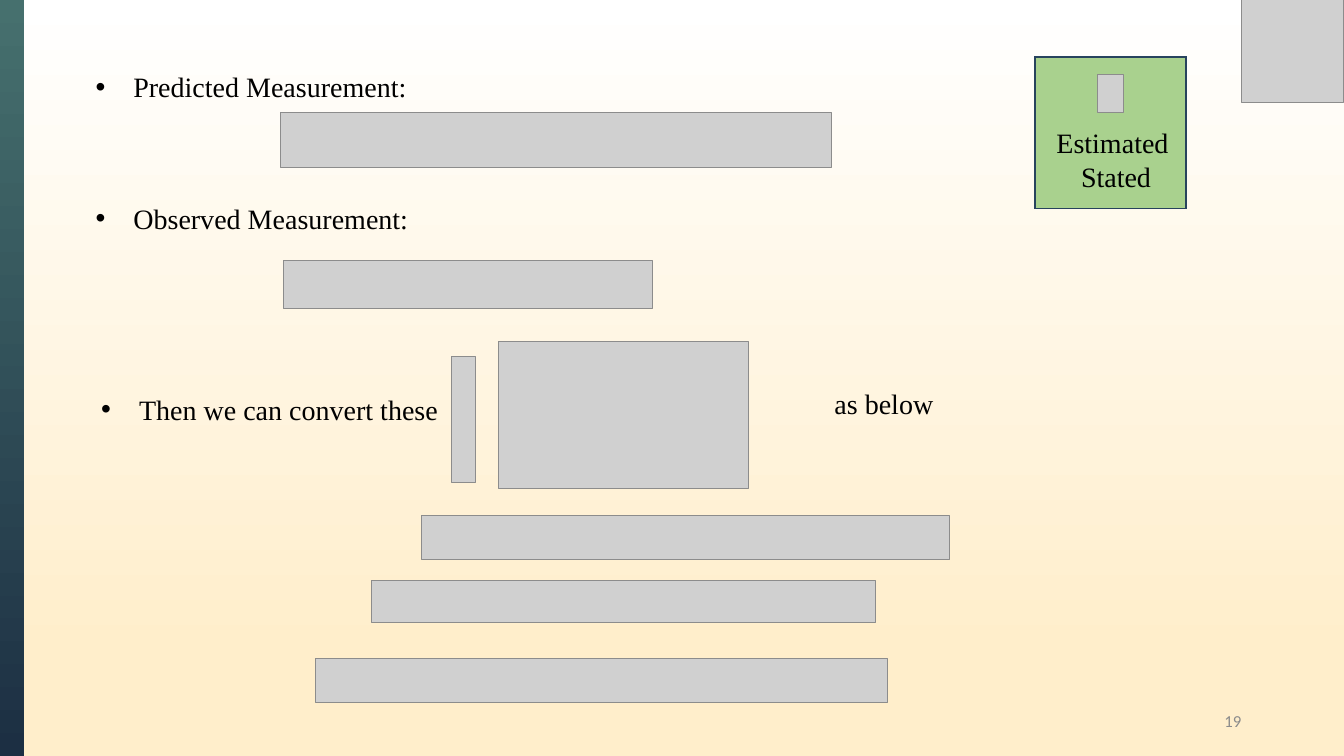
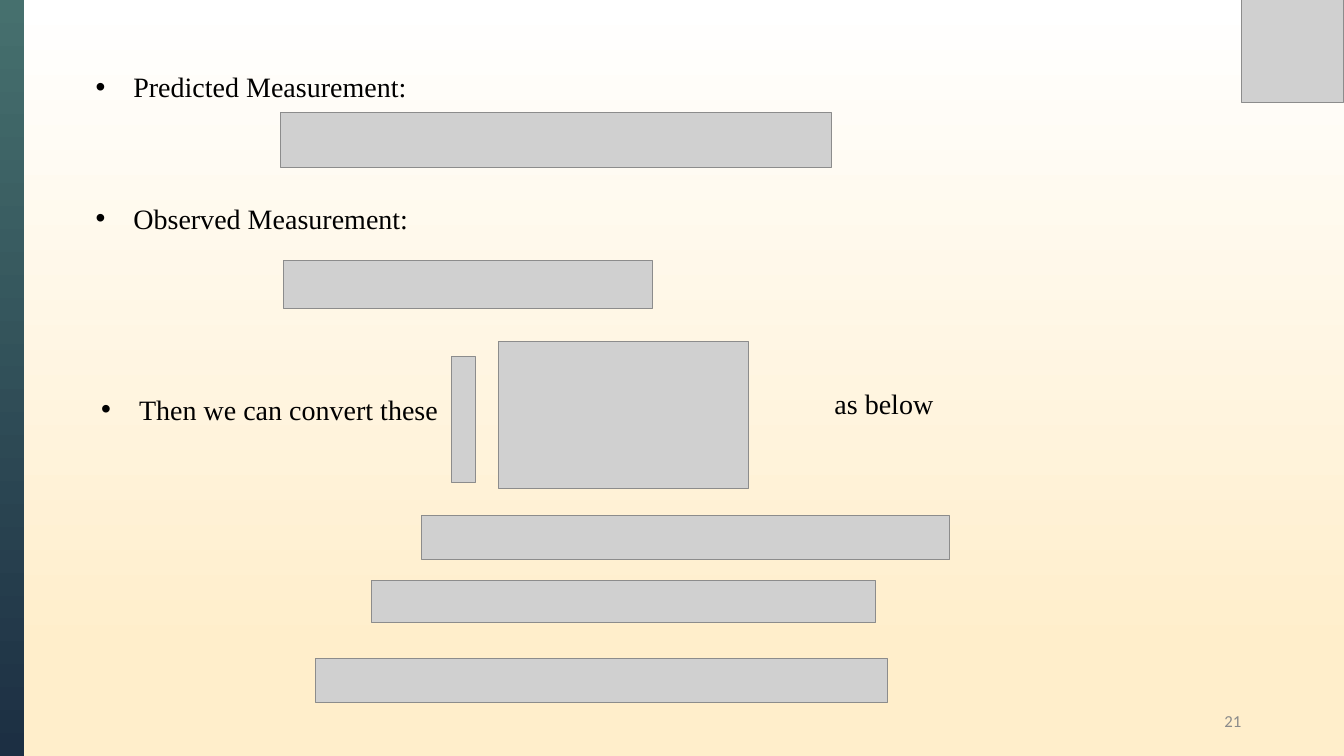
Before and after one commit to XiongWT1024/self-study-2024, a slide deck: slide 21 of Kalman Filter/Kalman Filters.pptx (slide 19 before the commit). Drawn at 1344x756 pixels with LibreOffice and Linux fonts; fonts in the diff are those of the drawing; grey boxes stand for pictures. Boxes give left, top, right and bottom in pixels: in the first picture for what was removed or moved away, otherwise in the second. Text is boxed around its words. In the diff, an @@ line names an element or a change of style, - is before the commit and + after.

```diff
--- a/Kalman Filter/Kalman Filters.pptx
+++ b/Kalman Filter/Kalman Filters.pptx
@@ rectangle removed at <box>1035,57,1187,209</box> @@
@@ picture removed at <box>1098,75,1124,113</box> @@
@@ text removed at <box>1056,133,1168,188</box> @@
-Estimated
-Stated
@@ page number at <box>1224,716,1241,727</box>: text changed @@
-19
+21
```
Also in this commit, not shown: 9 other slides changed, 3 slides added.
